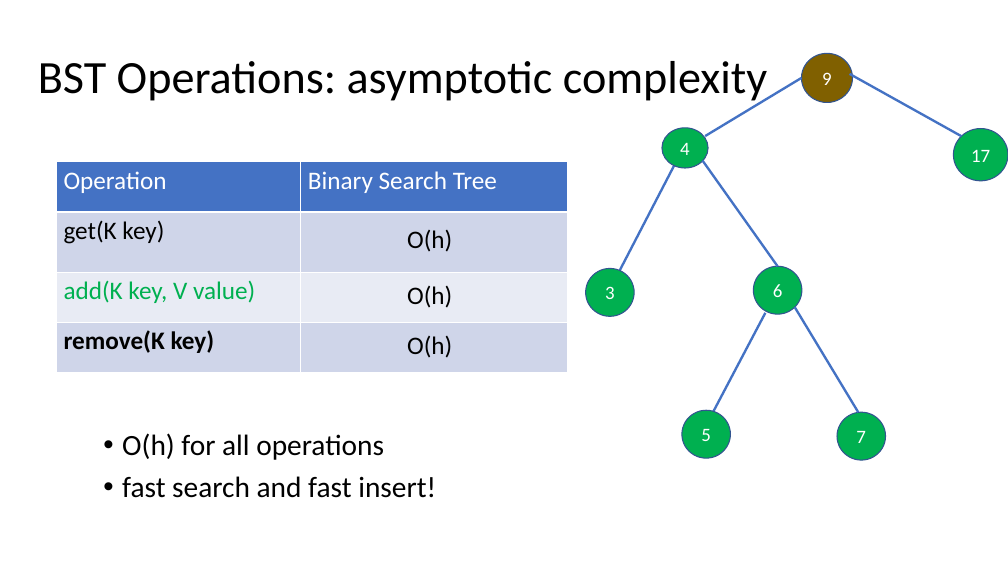
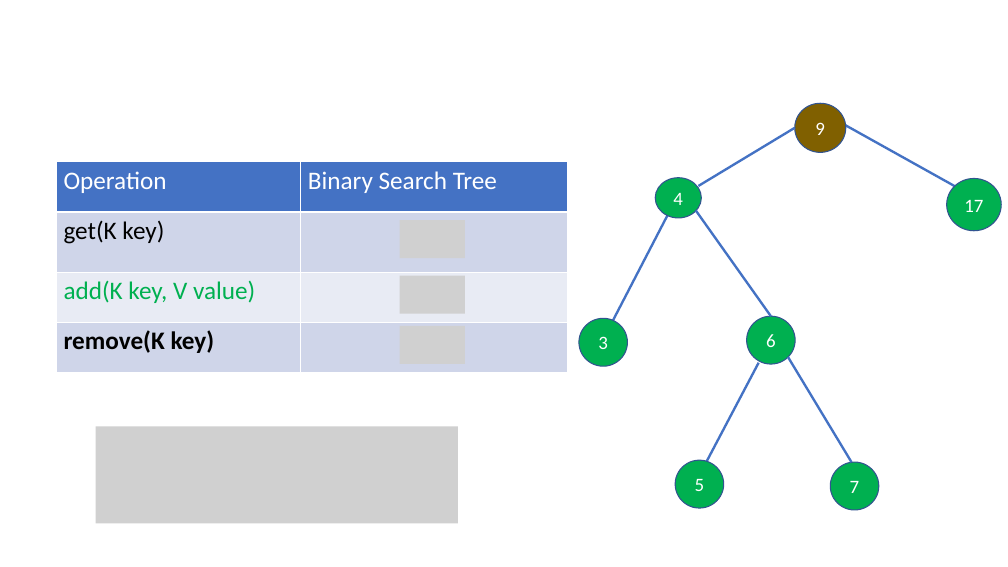
Before and after one commit to dickinson-comp232-fall22/dickinson-comp232-fall22.github.io, a slide deck: slide 12 of resources/class13/class13-BSTs.pptx (slide 10 before the commit). Drawn at 1008x567 pixels with LibreOffice and Linux fonts; fonts in the diff are those of the drawing; grey boxes stand for pictures. Boxes give left, top, right and bottom in pixels: in the first picture for what was removed or moved away, otherwise in the second. Text is boxed around its words. In the diff, an @@ line names an element or a change of style, - is before the commit and + after.

```diff
--- a/resources/class13/class13-BSTs.pptx
+++ b/resources/class13/class13-BSTs.pptx
@@ title removed at <box>38,61,767,104</box> @@
-BST Operations: asymptotic complexity
@@ picture added at <box>400,220,465,258</box> @@
@@ text removed at <box>407,230,452,252</box> @@
-O(h)
@@ picture added at <box>400,276,465,314</box> @@
@@ text removed at <box>407,286,452,308</box> @@
-O(h)
@@ picture added at <box>400,326,465,364</box> @@
@@ text removed at <box>407,336,452,358</box> @@
-O(h)
@@ 7 ellipses, 6 lines: place and size @@
-7 ellipses, 6 lines at <box>586,54,1008,460</box>
+7 ellipses, 6 lines at <box>579,104,1001,510</box>
@@ picture added at <box>96,426,458,524</box> @@
@@ text removed at <box>122,433,436,498</box> @@
-• O(h) for all operations
-• fast search and fast insert!
```
Also in this commit, not shown: 8 other slides changed, 2 slides added, 1 other file.
